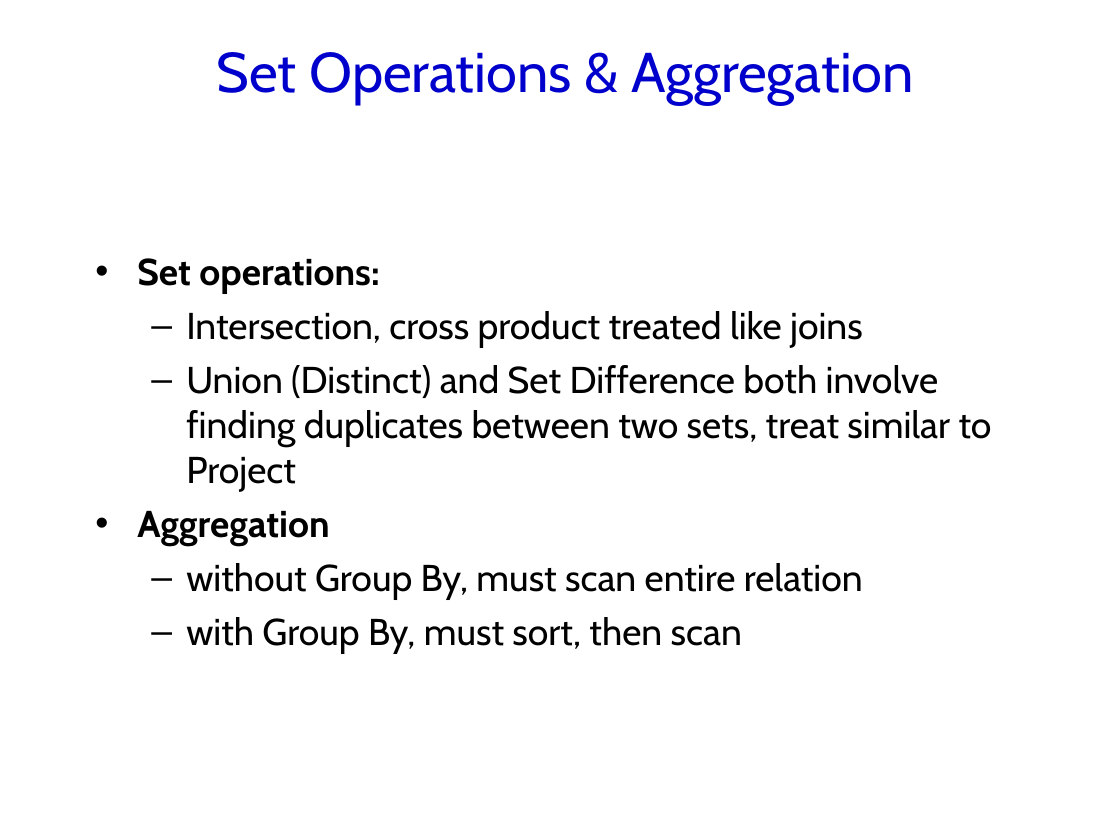
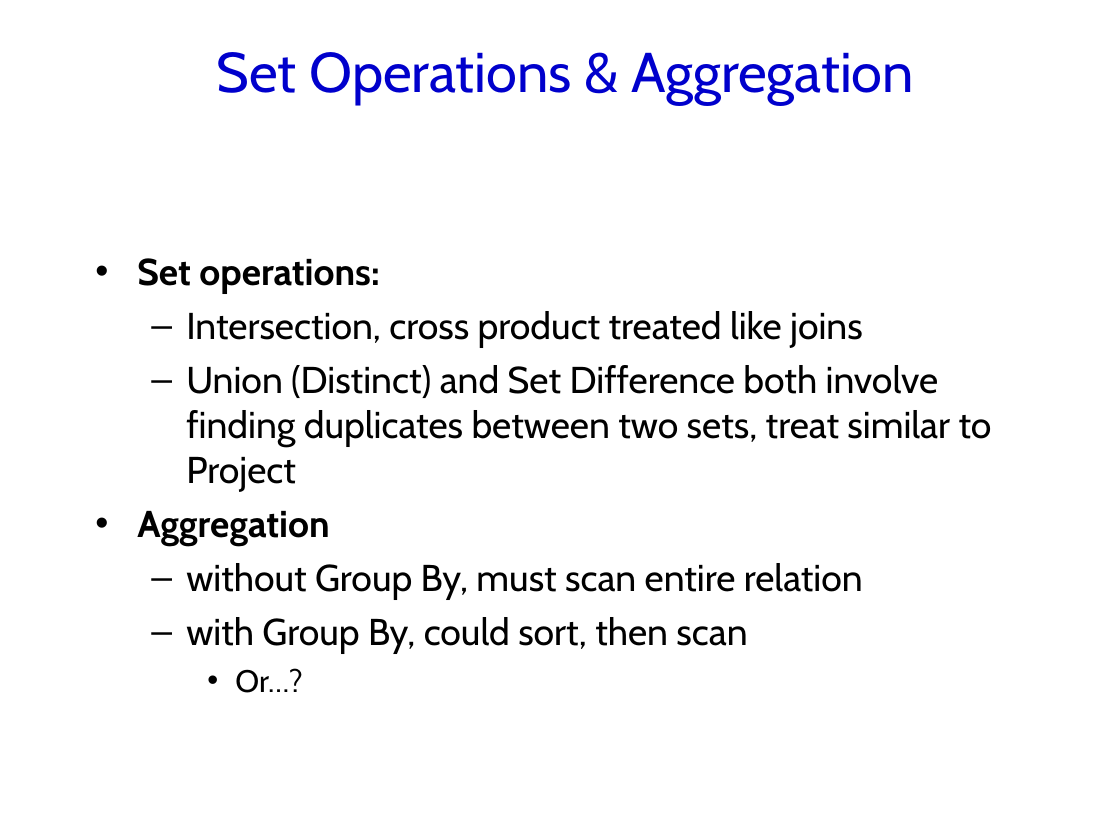
Before and after one commit to jhellerstein/cs186-09, a slide deck: slide 24 of lecs/21-final_review.ppt. Drawn at 1120x840 pixels with LibreOffice and Linux fonts; fonts in the diff are those of the drawing; background and template pictures are left out. Boxes give left, top, right and bottom in pixels: in the first picture for what was removed or moved away, otherwise in the second. Text is boxed around its words. In the diff, an @@ line names an element or a change of style, - is before the commit and + after.

```diff
--- a/lecs/21-final_review.ppt
+++ b/lecs/21-final_review.ppt
@@ text at <box>186,617,747,693</box>: text changed @@
-  – with Group By, must sort, then scan
+  – with Group By, could sort, then scan
+    • Or…?
```
Also in this commit, not shown: 3 other slides changed.
